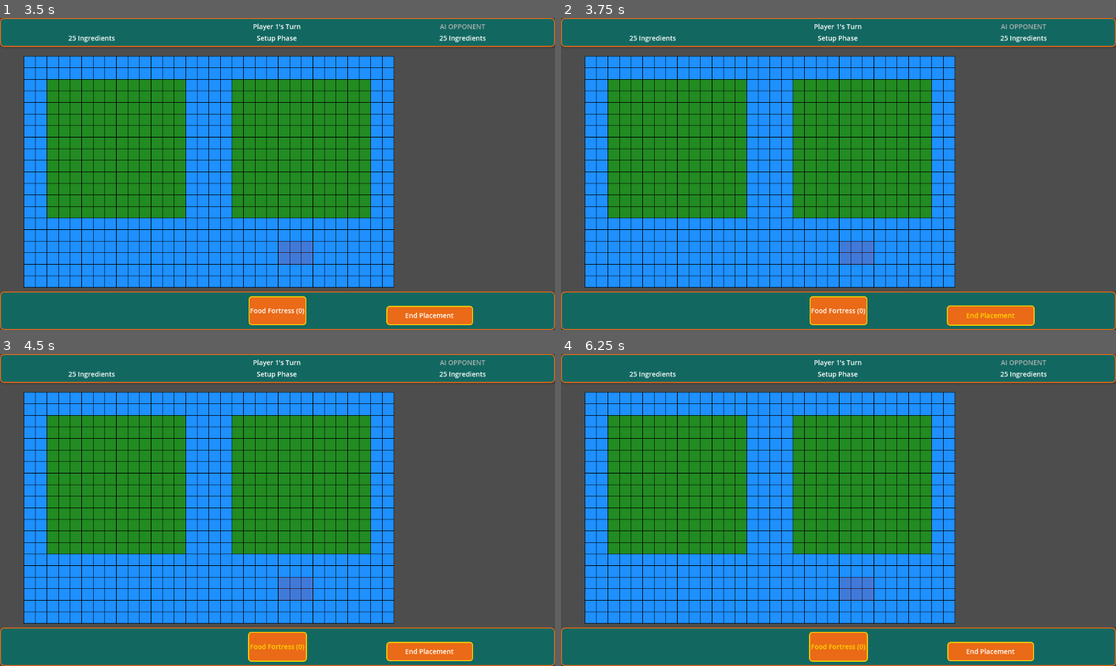
Above: before the commit, frames 1-4 (two rows, left to right).
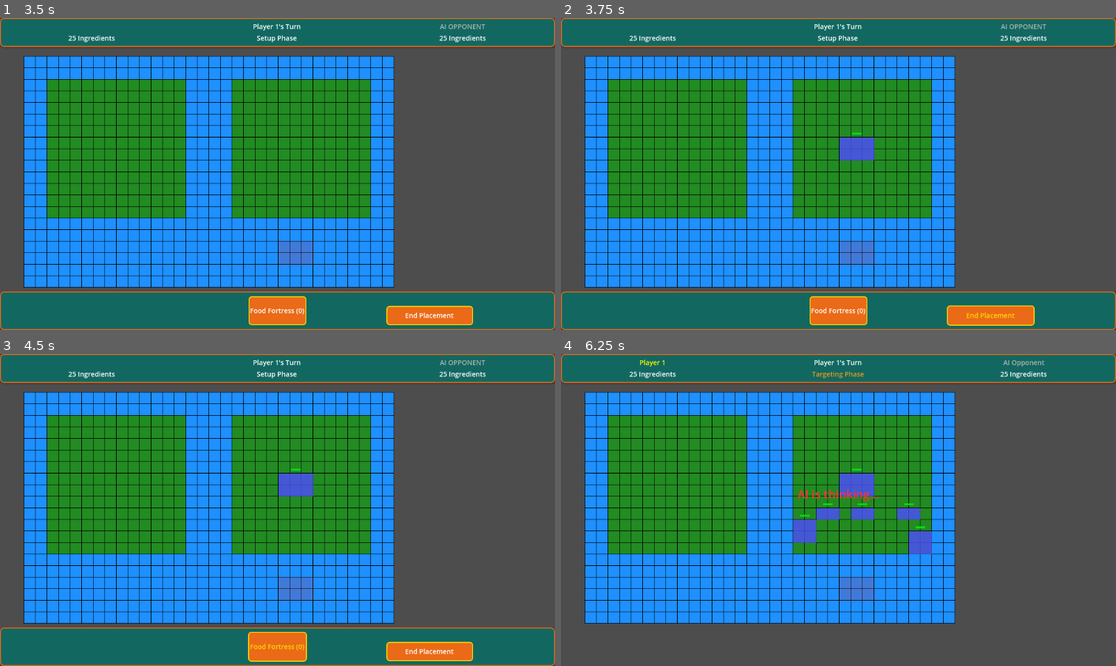
Above: after the commit, the same moments.

Repository: abeuscher/foodfight
Game: Godot game, scene res://scenes/start_screen.tscn
Same seed, same stepped clock (60 frames per second), same inputs: the game is played once before the commit and once after it.
Inputs (mouse positions are in pixels of both pictures, inside the frame that each line leads up to):
- Up to frame 1 (3.5 s): click (277, 167) at 0.52 s; type "Alex" at 0.6 s; click "Easy" at 1.25 s; click "Easy" at 2 s; click "Start Game" at 2.75 s
- Up to frame 2 (3.75 s): click "End Placement" at 3.5 s
- Up to frame 3 (4.5 s): click "Food Fortress (0)" at 4.25 s
- Up to frame 4 (6.25 s): click "Food Fortress (0)" (after the commit: "Ice Cream Catapult (5)") at 5 s; click "Food Fortress (0)" (after the commit: "Bread Cannon (7)") at 5.75 s

Frame 1 is identical in both runs. In frame 2, 0.5% of the frame differs, in the area x 50-57%, y 36-46%; in frame 3, 0.5%; in frame 4, 15%, in the area x 0-100%, y 1-100%.

Commit message:
Farther into game loop vs summy AI.

Diff:
--- a/foodfight/scripts/ai/ai_controller.gd
+++ b/foodfight/scripts/ai/ai_controller.gd
@@ -21,11 +21,18 @@
 # AI action types
 enum AIAction {BASE_PLACEMENT, WEAPON_PLACEMENT, TARGETING}
 
-func initialize(p_ai_opponent, p_ui_manager, p_phase_manager, p_player_manager):
+func initialize(p_ai_opponent, p_ui_manager, p_game_state_machine, p_player_manager):
 	print("AIController: Initializing...")
 	ai_opponent = p_ai_opponent
 	ui_manager = p_ui_manager
-	phase_manager = p_phase_manager
+
+	# Change: store game_state_machine and get the proper PhaseManager
+	var game_state_machine = p_game_state_machine
+	# Get the actual PhaseManager from the service registry
+	phase_manager = get_service("PhaseManager")
+	if !phase_manager:
+		push_error("AIController: Failed to get PhaseManager service")
+
 	player_manager = p_player_manager
 
 	# Try to get a direct reference to the ai_ui_manager
@@ -250,3 +257,168 @@
 
 func _start_ai_weapon_placement():
 	handle_weapon_placement()
+
+# New method that takes a completion callback
+func process_ai_turn_with_callback(completion_callback):
+	print("AIController: process_ai_turn_with_callback called")
+
+	# ALWAYS get a fresh reference to PhaseManager
+	phase_manager = get_service("PhaseManager")
+
+	if !phase_manager:
+		print("AIController: CRITICAL ERROR - Cannot get PhaseManager service!")
+		completion_callback.call() # Still call callback to unblock
+		return false
+
+	print("AIController: Current phase from phase_manager: " + str(phase_manager.current_phase)
+		  +" (" + (str(Phase.keys()[phase_manager.current_phase]) if phase_manager.current_phase < len(Phase.keys()) else "UNKNOWN") + ")")
+
+	# Debug phase enumeration
+	print("AIController: BASE_PLACEMENT = " + str(Phase.BASE_PLACEMENT))
+
+	if !player_manager:
+		print("AIController: No player manager available!")
+		completion_callback.call() # Still call callback to unblock
+		return false
+
+	if !player_manager.is_current_player_ai():
+		print("AIController: Not AI's turn - player index: " + str(player_manager.current_player_index))
+		completion_callback.call() # Still call callback to unblock
+		return false
+
+	if ai_turn_in_progress:
+		print("AIController: AI turn already in progress")
+		completion_callback.call() # Still call callback to unblock
+		return true
+
+	# Start AI processing
+	ai_turn_in_progress = true
+	_show_ai_thinking()
+
+	print("AIController: Processing AI turn for phase " + str(phase_manager.current_phase))
+
+	# CRITICAL FIX: Handle base placement explicitly for phase 2
+	if phase_manager.current_phase == 2: # BASE_PLACEMENT
+		print("AIController: Explicit handler for BASE_PLACEMENT (phase 2)")
+		_handle_base_placement_with_callback(completion_callback)
+		return true
+
+	# Regular phase handling
+	match phase_manager.current_phase:
+		Phase.BASE_PLACEMENT:
+			print("AIController: Handling BASE_PLACEMENT via enum match")
+			_handle_base_placement_with_callback(completion_callback)
+		Phase.WEAPON_PLACEMENT:
+			_handle_weapon_placement_with_callback(completion_callback)
+		Phase.TARGETING:
+			_handle_targeting_with_callback(completion_callback)
+		_:
+			print("AIController: No matching phase handler for phase " + str(phase_manager.current_phase))
+			ai_turn_in_progress = false
+			_hide_ai_thinking()
+			completion_callback.call() # Must call callback to unblock game
+
+	return true
+
+# Phase-specific methods with callbacks
+func _handle_base_placement_with_callback(completion_callback):
+	print("AIController: Starting base placement with callback")
+
+	if !ai_opponent:
+		print("AIController: No AI opponent available!")
+		ai_turn_in_progress = false
+		_hide_ai_thinking()
+		completion_callback.call()
+		return
+
+	# Run AI base placement with timeout to ensure completion
+	print("AIController: Calling AI opponent perform_base_placement()")
+	var placement_result = ai_opponent.perform_base_placement()
+
+	# Complete after a short delay
+	get_tree().create_timer(1.0).timeout.connect(func():
+		# Complete the phase
+		print("AIController: Base placement timer completed")
+		ai_turn_in_progress = false
+		_hide_ai_thinking()
+
+		var player_idx = player_manager.current_player_index
+		# Directly tell phase manager the action is complete
+		if phase_manager:
+			print("AIController: Telling phase_manager base_placement_completed for player " + str(player_idx))
+			phase_manager.base_placement_completed(player_idx)
+		else:
+			print("AIController: NO PHASE MANAGER to tell base_placement_completed!")
+
+		# Call the callback to unblock the game
+		print("AIController: Calling completion callback")
+		completion_callback.call()
+	)
+
+# Add similar methods for other phases
+func _handle_weapon_placement_with_callback(completion_callback):
+	if !ai_opponent:
+		ai_turn_in_progress = false
+		_hide_ai_thinking()
+		completion_callback.call()
+		return
+
+	# Create wrapper function to handle the async operation without requiring await
+	_start_weapon_placement(func():
+		ai_turn_in_progress = false
+		_hide_ai_thinking()
+
+		var player_idx = player_manager.current_player_index
+		if phase_manager:
+			phase_manager.weapon_placement_completed(player_idx)
+
+		completion_callback.call()
+	)
+
+# Helper function to handle the async operation
+func _start_weapon_placement(on_complete_callback):
+	# Start AI weapon placement and connect it to a one-shot completion function
+	if ai_opponent and ai_opponent.has_method("perform_weapon_placement"):
+		# Connect to AI's action_taken signal as a oneshot for weapon placement completion
+		if !ai_opponent.is_connected("action_taken", Callable(self, "_on_weapon_placement_complete")):
+			ai_opponent.action_taken.connect(_on_weapon_placement_complete, CONNECT_ONE_SHOT)
+
+		# Store the callback for later use
+		_weapon_placement_callback = on_complete_callback
+
+		# Start the weapon placement - don't try to get or await the result
+		ai_opponent.perform_weapon_placement()
+	else:
+		# If AI opponent doesn't have the method, call the callback directly
+		on_complete_callback.call()
+
+# Callback variable - needs to be a class property
+var _weapon_placement_callback = null
+
+# Signal handler for weapon placement completion
+func _on_weapon_placement_complete(action_type):
+	if action_type == "weapon_placement" and _weapon_placement_callback != null:
+		# Call the stored callback and clear it
+		var callback = _weapon_placement_callback
+		_weapon_placement_callback = null
+		callback.call()
+
+func _handle_targeting_with_callback(completion_callback):
+	if !ai_opponent:
+		ai_turn_in_progress = false
+		_hide_ai_thinking()
+		completion_callback.call()
+		return
+
+	var targeting_result = ai_opponent.perform_targeting()
+
+	get_tree().create_timer(0.5).timeout.connect(func():
+		ai_turn_in_progress = false
+		_hide_ai_thinking()
+
+		var player_idx = player_manager.current_player_index
+		if phase_manager:
+			phase_manager.targeting_completed(player_idx)
+
+		completion_callback.call()
+	)
--- a/foodfight/scripts/ai/ai_opponent.gd
+++ b/foodfight/scripts/ai/ai_opponent.gd
@@ -90,11 +90,11 @@
 
 	return true
 
-# Perform weapon placement - updated to use events
+# Perform weapon placement - updated to use callbacks instead of await
 func perform_weapon_placement():
 	print("AI performing weapon placement...")
 
-	# Emit thinking started event and also keep the signal for backward compatibility
+	# Emit thinking started event
 	if Engine.has_singleton("GameManager"):
 		var game_manager = Engine.get_singleton("GameManager")
 		game_manager.emit_event(GameEvents.AI_THINKING_STARTED)
@@ -102,11 +102,15 @@
 
 	current_state = AIState.THINKING
 
-	# Simulate thinking with a small timer for better UX
+	# Use a timer callback instead of await
 	var thinking_timer = get_tree().create_timer(1.5)
-	await thinking_timer.timeout
-
-	# Place weapons immediately - no delay
+	thinking_timer.timeout.connect(_place_weapons_after_thinking)
+
+	return true # Return immediately, signal will be emitted later
+
+# Method to run after thinking timer completes
+func _place_weapons_after_thinking():
+	# Place weapons immediately
 	var resources_remaining = weapon_placement.get_player_resources(player_id)
 	print("AI has " + str(resources_remaining) + " resources for weapons")
 
@@ -141,19 +145,17 @@
 	current_state = AIState.IDLE
 	print("AI weapon placement complete")
 
-	# Emit thinking completed event and also keep the signal for backward compatibility
+	# Emit thinking completed event
 	if Engine.has_singleton("GameManager"):
 		var game_manager = Engine.get_singleton("GameManager")
 		game_manager.emit_event(GameEvents.AI_THINKING_COMPLETED)
 	emit_signal("thinking_completed")
 
-	# Emit AI move executed event
+	# Emit action taken event
 	if Engine.has_singleton("GameManager"):
 		var game_manager = Engine.get_singleton("GameManager")
 		game_manager.emit_event(GameEvents.AI_MOVE_EXECUTED, {"action_type": "weapon_placement"})
 	emit_signal("action_taken", "weapon_placement")
-
-	return true
 
 # Perform targeting - updated to use events
 func perform_targeting():
--- a/foodfight/scripts/core/event_bus.gd
+++ b/foodfight/scripts/core/event_bus.gd
@@ -8,11 +8,40 @@
 # Verbose debug mode
 var verbose_debug = false
 
+# Blocking mode properties
+var blocking_mode_active = false
+var queued_events = []
+var allowed_events_during_blocking = ["AI_THINKING_COMPLETED", "AI_ACTION_COMPLETED"]
+
+# Enter blocking mode - queue events instead of processing them
+func enter_blocking_mode():
+	print("EventBus: Entering blocking mode - events will be queued")
+	blocking_mode_active = true
+
+# Exit blocking mode and process any queued events
+func exit_blocking_mode():
+	print("EventBus: Exiting blocking mode - processing queued events")
+	blocking_mode_active = false
+
+	# Process queued events
+	var events_to_process = queued_events.duplicate()
+	queued_events.clear()
+
+	for event in events_to_process:
+		emit_event(event.name, event.data)
+
 # Emit an event to all subscribers
 func emit_event(event_name: String, event_data = null) -> void:
 	# Ensure event_name is a string (handle constants)
 	if typeof(event_name) != TYPE_STRING:
 		event_name = str(event_name)
+
+	# Handle blocking mode - queue events instead of processing them
+	if blocking_mode_active and not event_name in allowed_events_during_blocking:
+		if verbose_debug:
+			print("EventBus: Event " + event_name + " queued (blocking mode active)")
+		queued_events.append({"name": event_name, "data": event_data})
+		return
 
 	if verbose_debug:
 		print("EventBus: Emitting event: " + event_name)
@@ -28,7 +57,7 @@
 	for subscriber in current_subscribers:
 		# Check if subscriber is still valid
 		if is_instance_valid(subscriber):
-			 # Try both conventions: on_EVENT_NAME (exact case) and on_event_name (lowercase)
+			# Try both conventions: on_EVENT_NAME (exact case) and on_event_name (lowercase)
 			var handler_name_exact = "on_" + event_name
 			var handler_name_lower = "on_" + event_name.to_lower()
 
--- /dev/null
+++ b/foodfight/scripts/debug_phase_helper.gd
@@ -0,0 +1,57 @@
+extends Node
+
+# This tool helps debug phase mismatches between different files
+
+# PhaseManager Phase enum
+const PhaseManagerPhase = preload("res://scripts/states/phase_manager.gd").Phase
+
+# GameStateMachine GameState enum
+const GameState = preload("res://scripts/states/game_state_machine.gd").GameState
+
+# Print a comparison of phase enums to help debug mismatches
+func print_phase_comparison():
+	print("\n=== PHASE ENUM COMPARISON ===")
+	print("PhaseManager.Phase:")
+	for i in range(len(PhaseManagerPhase.keys())):
+		print("  " + str(i) + ": " + PhaseManagerPhase.keys()[i])
+
+	print("\nGameStateMachine.GameState:")
+	for i in range(len(GameState.keys())):
+		print("  " + str(i) + ": " + GameState.keys()[i])
+	print("============================\n")
+
+	# Check for matching values
+	print("Checking enum value consistency:")
+	var success = true
+	for i in range(min(len(PhaseManagerPhase.keys()), len(GameState.keys()))):
+		var phase_name = PhaseManagerPhase.keys()[i]
+		var state_name = GameState.keys()[i]
+		if phase_name != state_name:
+			print("  MISMATCH at index " + str(i) + ": " + phase_name + " vs " + state_name)
+			success = false
+
+	if success:
+		print("  All enum values match correctly!")
+	print("============================\n")
+
+# Call this after GameManager initialization
+func run_checks():
+	print_phase_comparison()
+
+	# Check services
+	if Engine.has_singleton("GameManager"):
+		var gm = Engine.get_singleton("GameManager")
+		var phase_mgr = gm.get_service("PhaseManager")
+		var game_state = gm.get_service("GameStateMachine")
+
+		print("\n=== PHASE MANAGER STATE CHECK ===")
+		if phase_mgr:
+			print("PhaseManager current phase: " + str(phase_mgr.current_phase))
+		else:
+			print("PhaseManager not found!")
+
+		if game_state:
+			print("GameStateMachine current state: " + str(game_state.current_state))
+		else:
+			print("GameStateMachine not found!")
+		print("================================\n")
--- a/foodfight/scripts/main.gd
+++ b/foodfight/scripts/main.gd
@@ -113,9 +113,17 @@
 	# Check if game is waiting for AI before handling input
 	var phase_manager = get_service("PhaseManager")
 	if phase_manager and phase_manager.is_game_waiting():
-		# Block all input while waiting
+		 # Show visual feedback that input is blocked
+		if ai_thinking_indicator and !ai_thinking_indicator.visible:
+			ai_thinking_indicator.visible = true
+
+		# Block ALL input while waiting
 		get_viewport().set_input_as_handled()
 		return
+
+	# Hide visual feedback when input is not blocked
+	if ai_thinking_indicator and ai_thinking_indicator.visible:
+		ai_thinking_indicator.visible = false
 
 	var game_state_machine = GameManager.game_state_machine
 	if !game_state_machine or !game_state_machine.is_initialized:
--- a/foodfight/scripts/states/game_manager.gd
+++ b/foodfight/scripts/states/game_manager.gd
@@ -467,3 +467,19 @@
 			weapon_placement.game_board = game_board
 
 	# Add similar checks for other critical components as needed
+
+# Make sure to explicitly register TargetingState during initialization
+func register_core_services():
+	# Ensure TargetingState is correctly registered
+	print("GameManager: Double-checking TargetingState registration")
+	var targeting_state = get_service("TargetingState")
+	if targeting_state and targeting_state.has_method("start_targeting"):
+		print("GameManager: TargetingState properly registered with correct methods")
+	else:
+		print("GameManager: TargetingState missing or has incorrect methods, re-registering")
+		# Try to find targeting_state in the scene
+		var found_targeting_state = get_node_or_null("/root/Main/TargetingState")
+		if found_targeting_state:
+			register_service("TargetingState", found_targeting_state)
+		else:
+			print("GameManager: WARNING - Could not find TargetingState in scene tree")
--- a/foodfight/scripts/states/phase_manager.gd
+++ b/foodfight/scripts/states/phase_manager.gd
@@ -347,10 +347,46 @@
 
 # Initialize targeting phase
 func _initialize_targeting(player_index):
+	# Check if targeting_state exists and has the required method
 	if targeting_state:
-		targeting_state.start_targeting(player_index)
+		print("PhaseManager: Initializing targeting for player " + str(player_index) +
+			  " (" + player_manager.get_player_name(player_index) + ")")
+
+		# Verify targeting_state has the correct method
+		if targeting_state.has_method("start_targeting"):
+			targeting_state.start_targeting(player_index)
+		elif targeting_state.has_method("start_targeting_phase"):
+			# Fallback to old method name if available
+			print("PhaseManager: Using fallback method start_targeting_phase")
+			targeting_state.start_targeting_phase(player_index)
+		else:
+			# Emergency direct initialization of targeting state
+			print("PhaseManager: EMERGENCY - targeting_state missing required methods!")
+			targeting_state.current_player_id = player_index
+			targeting_state.is_targeting_active = true
+
+			# Clear any previous data
+			if "selected_weapon" in targeting_state:
+				targeting_state.selected_weapon = null
+			if "selected_weapons" in targeting_state:
+				targeting_state.selected_weapons = []
+			if "targets" in targeting_state:
+				targeting_state.targets = []
+
+			# Try emitting signals if they exist
+			if targeting_state.has_signal("player_turn_started"):
+				targeting_state.emit_signal("player_turn_started", player_index)
 	else:
 		push_error("PhaseManager ERROR: Cannot initialize targeting - targeting_state is null")
+
+		# Try to recover by getting targeting_state from GameManager
+		var recovered_targeting_state = get_service("TargetingState")
+		if recovered_targeting_state:
+			print("PhaseManager: Recovered targeting_state from GameManager")
+			targeting_state = recovered_targeting_state
+			_initialize_targeting(player_index) # Try again with recovered state
+		else:
+			print("PhaseManager: CRITICAL - Could not recover targeting_state!")
 
 # Initialize attack resolution phase
 func _initialize_attack_resolution():
@@ -507,7 +543,7 @@
 			"all_players_complete": player_id == 1
 		})
 
-# Process AI turn if current player is AI
+# Process AI turn with proper blocking
 func _process_ai_turn():
 	if _active_method_calls.get("_process_ai_turn", false):
 		print("PhaseManager: Recursive call to _process_ai_turn detected and blocked")
@@ -515,103 +551,80 @@
 
 	_active_method_calls["_process_ai_turn"] = true
 
-	# DEBUG: Extra check to see if AI turns are being properly detected
-	print("PhaseManager: _process_ai_turn called - player_index=" + str(player_manager.current_player_index) +
-		  ", is_ai=" + str(player_manager.is_current_player_ai()))
-
+	# DEBUG OUTPUT
+	print("PhaseManager: _process_ai_turn called - player_index=" + str(player_manager.current_player_index))
+	print("PhaseManager: Current phase is " + str(current_phase) + " (" + get_phase_display_name(current_phase) + ")")
+
+	# If not AI's turn, exit immediately
 	if !player_manager.is_current_player_ai():
 		print("PhaseManager: Not AI turn - current player is " + player_manager.get_current_player_name())
 		_active_method_calls["_process_ai_turn"] = false
 		return false
 
-	if ai_action_in_progress:
-		print("PhaseManager: AI action already in progress, skipping")
-		_active_method_calls["_process_ai_turn"] = false
-		return false
-
-	# Set global waiting state AND track which player's AI is processing
+	# Set waiting state
 	game_waiting_for_ai = true
 	ai_action_in_progress = true
 	current_ai_action_player = player_manager.current_player_index
-	print("PhaseManager: Starting AI action for phase: " + str(current_phase) +
-		  " - " + get_phase_display_name(current_phase) +
-		  " for player " + str(current_ai_action_player))
-
-	# Block all input while AI is thinking by setting global waiting flag
+
+	# Force current phase to BASE_PLACEMENT if we're in base placement
+	if get_phase_display_name(current_phase).find("Base") >= 0:
+		print("PhaseManager: Forcing current_phase to BASE_PLACEMENT for consistent enum values")
+		current_phase = Phase.BASE_PLACEMENT
+
+	# Block all events during AI turn
+	var event_bus = get_service("EventBus")
+	if event_bus and event_bus.has_method("enter_blocking_mode"):
+		event_bus.enter_blocking_mode()
+
+	# Show UI feedback
 	emit_event("GAME_WAITING_STATE_CHANGED", {"waiting": true, "reason": "ai_thinking"})
-
-	# Get the AI controller using service locator
+	emit_event("AI_THINKING_STARTED")
+
+	# Process AI turn
 	var ai_controller = get_service("AIController")
-	if !ai_controller:
-		print("PhaseManager: CRITICAL - AIController service not found!")
-
-		# Debug registered services
-		if Engine.has_singleton("GameManager"):
-			var gm = Engine.get_singleton("GameManager")
-			print("PhaseManager: Registered services: " + str(gm.services.keys()))
-
-	# Signal that AI is thinking (for UI)
-	emit_event("AI_THINKING_STARTED")
-
-	# Ensure this is long enough to be visible
-	var timer = get_tree().create_timer(0.5)
-	await timer.timeout
-
-	# Special handling for weapon placement phase - it's often problematic
-	if current_phase == Phase.WEAPON_PLACEMENT:
-		print("PhaseManager: Weapon Placement phase detected for AI - ensuring proper setup")
-		_initialize_weapon_placement(player_manager.current_player_index)
-
-	var ai_processed = false
-
-	# Try AI controller first if available
 	if ai_controller:
-		print("PhaseManager: Using AIController to process turn")
-		# Process AI turn with timeout safety
-		ai_processed = ai_controller.process_ai_turn_if_needed()
-		print("PhaseManager: AI controller returned: " + str(ai_processed))
-	else:
-		print("PhaseManager: AIController service not found, using fallback")
-		# Try fallback approach immediately
+		print("PhaseManager: Using AIController to process turn with callback")
+
+		# VERIFY the AIController has our critical methods
+		if !ai_controller.has_method("process_ai_turn_with_callback"):
+			print("PhaseManager: AIController MISSING process_ai_turn_with_callback method!")
+			_active_method_calls["_process_ai_turn"] = false
+			_on_ai_turn_completed()
+			return false
+
+		# Use callback approach
+		ai_controller.process_ai_turn_with_callback(func():
+			# This code runs AFTER AI completes its turn
+			print("PhaseManager: AI turn completion callback triggered")
+			_on_ai_turn_completed()
+		)
+	else:
+		# Fallback
+		print("PhaseManager: No AIController found, using fallback")
 		_handle_ai_fallback()
-		ai_processed = true
-		print("PhaseManager: Using fallback AI handling")
-
-	# If AI processing failed after fallback, complete the phase anyway
-	if !ai_processed:
-		print("PhaseManager: AI processing failed, forcing completion after delay")
-
-		# Force completion based on current phase
-		match current_phase:
-			Phase.BASE_PLACEMENT:
-				print("PhaseManager: Forcing base_placement_completed for player " + str(player_manager.current_player_index))
-				get_tree().create_timer(1.0).timeout.connect(func():
-					base_placement_completed(player_manager.current_player_index)
-				)
-
-			Phase.WEAPON_PLACEMENT:
-				print("PhaseManager: Forcing weapon_placement_completed for player " + str(player_manager.current_player_index))
-				get_tree().create_timer(1.0).timeout.connect(func():
-					weapon_placement_completed(player_manager.current_player_index)
-				)
-
-			Phase.TARGETING:
-				print("PhaseManager: Forcing targeting_completed for player " + str(player_manager.current_player_index))
-				get_tree().create_timer(1.0).timeout.connect(func():
-					targeting_completed(player_manager.current_player_index)
-				)
-
-	# Signal completion
-	emit_event("AI_THINKING_COMPLETED")
-
-	# Before returning, clear the waiting state AND player tracking
+		# Still need to complete
+		_on_ai_turn_completed()
+
+	_active_method_calls["_process_ai_turn"] = false
+	return true
+
+# New callback method when AI completes its turn
+func _on_ai_turn_completed():
+	print("PhaseManager: AI turn completed callback")
+
+	# Unblock events
+	var event_bus = get_service("EventBus")
+	if event_bus and event_bus.has_method("exit_blocking_mode"):
+		event_bus.exit_blocking_mode()
+
+	# Reset waiting state
 	game_waiting_for_ai = false
 	ai_action_in_progress = false
 	current_ai_action_player = -1
+
+	# Signal completion
+	emit_event("AI_THINKING_COMPLETED")
 	emit_event("GAME_WAITING_STATE_CHANGED", {"waiting": false})
-	_active_method_calls["_process_ai_turn"] = false
-
-	return ai_processed
 
 # Handle AI fallback for various phases
 func _handle_ai_fallback():
--- a/foodfight/scripts/states/targeting_state.gd
+++ b/foodfight/scripts/states/targeting_state.gd
@@ -27,7 +27,8 @@
 	return true
 
 # Start targeting for a player - update to use events
-func start_targeting_phase(player_id):
+# Renamed from start_targeting_phase to start_targeting to match PhaseManager's expectations
+func start_targeting(player_id):
 	current_player_id = player_id
 	is_targeting_active = true
 
@@ -45,6 +46,10 @@
 		game_manager.emit_event(GameEvents.TARGETING_STARTED, {"player_index": player_id})
 
 	return true
+
+# For backward compatibility - redirect old function name to new function
+func start_targeting_phase(player_id):
+	return start_targeting(player_id)
 
 # Handle input during targeting
 func handle_input(event):
--- a/foodfight/scripts/weapons/weapon_placement.gd
+++ b/foodfight/scripts/weapons/weapon_placement.gd
@@ -248,6 +248,31 @@
 
 # Place a weapon on the game board
 func place_weapon(weapon, position, player_id):
+	# Handle case where weapon is a string ID instead of a weapon object
+	if typeof(weapon) == TYPE_STRING:
+		print("WARNING: Received string weapon ID '" + str(weapon) + "' instead of weapon object. Converting...")
+		# Look up the weapon by ID
+		if weapon_types:
+			var found_weapon = weapon_types.get_weapon_by_id(weapon)
+			if found_weapon:
+				weapon = found_weapon
+				print("Converted string ID to weapon object: " + weapon.name)
+			else:
+				# Fall back to base weapon during base placement phase
+				if is_base_placement_phase:
+					weapon = weapon_types.get_base_weapon()
+					if weapon:
+						print("Using base weapon as fallback for string ID")
+					else:
+						print("ERROR: Could not find base weapon as fallback")
+						return
+				else:
+					print("ERROR: Could not find weapon with ID: " + str(weapon))
+					return
+		else:
+			print("ERROR: weapon_types is null, cannot convert weapon ID: " + str(weapon))
+			return
+
 	# Handle case where weapon is an integer instead of a weapon object
 	if (typeof(weapon) == TYPE_INT):
 		print("WARNING: Received integer weapon instead of weapon object. Converting...")
Not shown, added: foodfight/scripts/debug_phase_helper.gd.uid
Not shown, added: event_bus_migration_guide.md
Not shown, added: prompt-38.md
